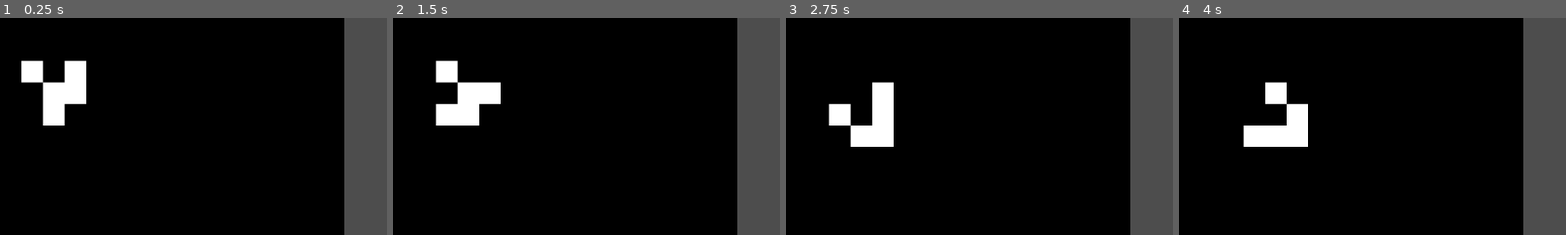
Above: before the commit, frames 1-4 (left to right).
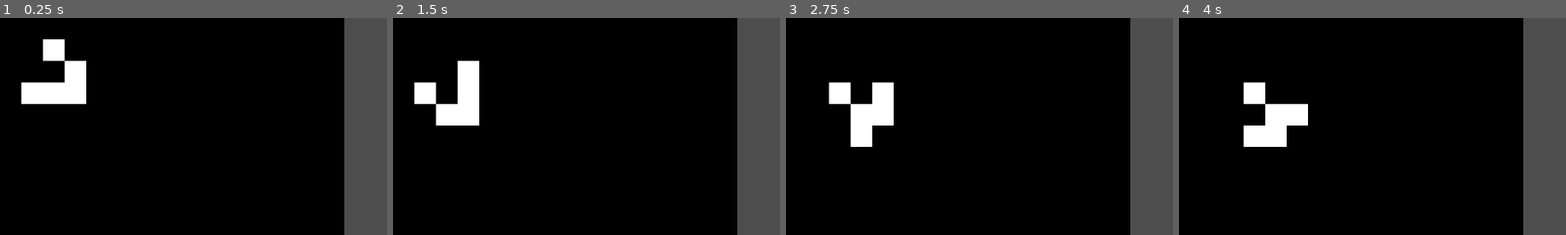
Above: after the commit, the same moments.

Repository: javier-adrian/GOL-GDS
Game: Godot game, scene res://main.tscn
Same seed, same stepped clock (60 frames per second), same inputs: the game is played once before the commit and once after it. The project has no main scene, so this scene is started directly.
Inputs:
- Up to frame 1 (0.25 s): no input
- Up to frame 2 (1.5 s): tap Enter at 0.5 s
- Up to frame 3 (2.75 s): tap Space at 2 s
- Up to frame 4 (4 s): tap Enter at 3.5 s
The pictures show only the part of the screen within x 0-50%, y 0-50%; the shares and areas given below are measured in that part.

The runs differ from the first frame. In frame 1, 2.3% of the frame differs, in the area x 5-17%, y 9-50%; in frame 2, 2.3%, in the area x 5-28%, y 19-40%; in frame 3, 2.3%; in frame 4, 2.2%.

Commit message:
make board not update immediately

Diff:
--- a/World.gd
+++ b/World.gd
@@ -5,6 +5,8 @@
 var dead: Array[Vector2i]
 var cell: Vector2i
 var neighbors: int
+
+@export var timer: Timer
 
 
 func is_alive(cell: Vector2i):
@@ -51,4 +53,17 @@
 
 
 func _ready():
-	update()
+	for x in range(16):
+		for y in range(16):
+			cell = Vector2i(x,y)
+			if is_alive(cell):
+				living.append(cell)
+			else:
+				dead.append(cell)
+
+	for cells in dead:
+		set_cell(0, cells, 0, Vector2i(1,0))
+	for cells in living:
+		set_cell(0, cells, 0, Vector2i(0,0))
+
+	timer.start()
--- a/main.tscn
+++ b/main.tscn
@@ -15,15 +15,15 @@
 
 [node name="Main" type="Node2D"]
 
-[node name="World" type="TileMap" parent="."]
+[node name="World" type="TileMap" parent="." node_paths=PackedStringArray("timer")]
 tile_set = SubResource("TileSet_pxj78")
 format = 2
 layer_0/name = "main"
 layer_0/tile_data = PackedInt32Array(196609, 0, 0, 196610, 0, 0, 196611, 0, 0, 131075, 0, 0, 65538, 0, 0)
 script = ExtResource("2_i4kns")
+timer = NodePath("../Timer")
 
 [node name="Timer" type="Timer" parent="."]
 wait_time = 0.5
-autostart = true
 
 [connection signal="timeout" from="Timer" to="World" method="_on_timer_timeout"]
